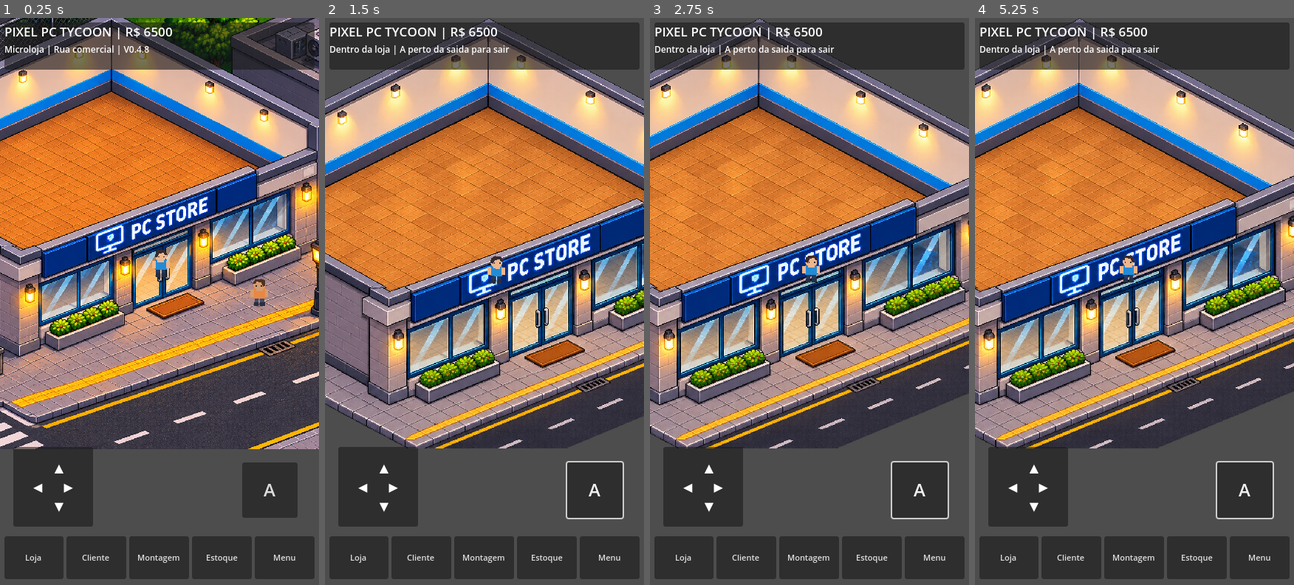
Above: before the commit, frames 1-4 (left to right).
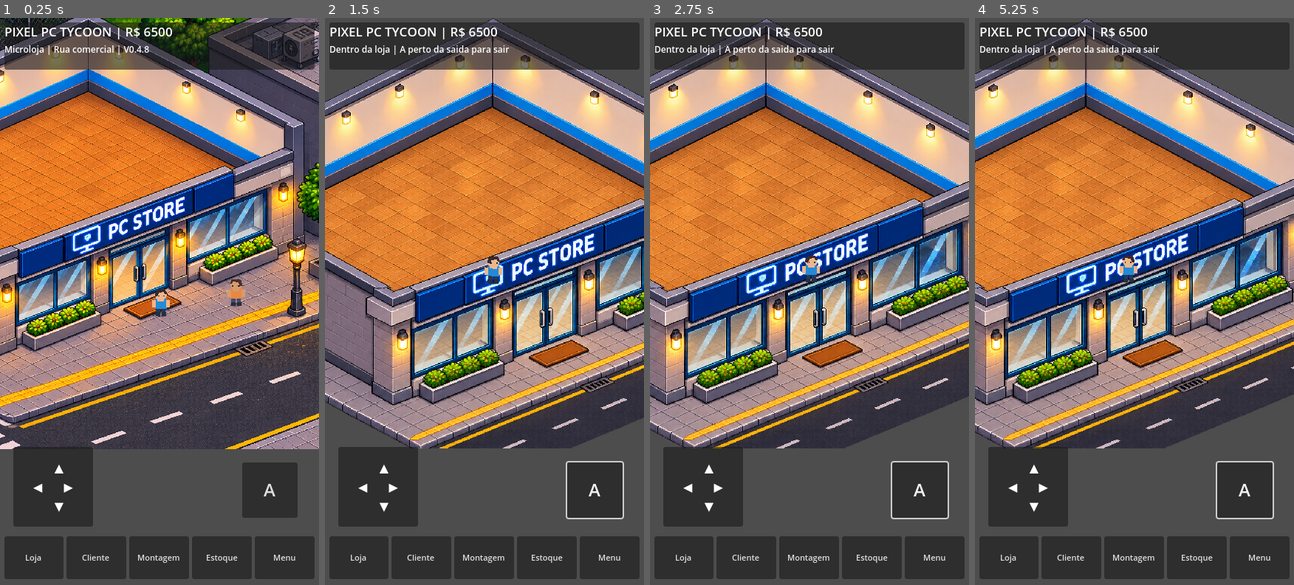
Above: after the commit, the same moments.

Repository: RiltonMaciel/Pixel-PC-Tycoon
Game: Godot game, scene res://scenes/RuaComercial.tscn
Two runs of this game, one before a commit and one after it. Both use one fixed random seed, a clock stepped at 60 frames per second and the inputs below.
Inputs (mouse positions are in pixels of both pictures, inside the frame that each line leads up to):
- Up to frame 1 (0.25 s): no input
- Up to frame 2 (1.5 s): click "A" at 0.5 s; move the mouse to (554, 273) at 1.27 s; hold Right (ui_right) from 1.28 s (still down); click (554, 273) at 1.42 s
- Up to frame 3 (2.75 s): release Right (ui_right) at 2 s; drag from (745, 329) to (793, 414) at 2.02 s
- Up to frame 4 (5.25 s): move the mouse to (1166, 176) at 2.77 s; hold Right (ui_right) 2.78-3.5 s; click (1166, 176) at 2.92 s; drag from (1118, 414) to (1038, 216) at 3.52 s; move the mouse to (1230, 386) at 4.27 s; hold Left (ui_left) 4.28-5 s; click (1230, 386) at 4.42 s; drag from (1038, 216) to (1086, 159) at 5.02 s

The runs differ from the first frame. In frame 1, 49% of the frame differs, in the area x 0-100%, y 0-77%; in frame 2, 26%; in frame 3, 32%; in frame 4, 32%.

Commit message:
Integrate seven door sprite frames and prevent player walking on storefront roof

Diff:
--- a/scripts/RuaComercial.gd
+++ b/scripts/RuaComercial.gd
@@ -9,7 +9,7 @@
 var SIDEWALK: PackedVector2Array = PackedVector2Array([Vector2(410,814),Vector2(1090,547),Vector2(1515,600),Vector2(1515,704),Vector2(465,970),Vector2(40,895)])
 var DOOR: PackedVector2Array = PackedVector2Array([Vector2(792,468),Vector2(980,475),Vector2(1045,687),Vector2(838,723)])
 var ROUTE: PackedVector2Array = PackedVector2Array([Vector2(1120,697),Vector2(984,638),Vector2(904,596),Vector2(877,558),Vector2(805,510),Vector2(725,535),Vector2(805,510),Vector2(877,558),Vector2(904,596),Vector2(984,638),Vector2(1120,697)])
-var pos_player = Vector2(865,622)
+var pos_player = Vector2(920,715)
 var pos_customer = Vector2(1120,697)
 var pos_counter = Vector2(670,405)
 var committed_counter = Vector2(670,405)
@@ -33,7 +33,8 @@
 var indoors := false
 var transitioning := false
 var bg_sprite: Sprite2D
-var door_panel: Polygon2D
+var door_sprite: Sprite2D
+const DOOR_FRAMES = [preload("res://Assets/Portas/porta_loja_00.svg"),preload("res://Assets/Portas/porta_loja_01.svg"),preload("res://Assets/Portas/porta_loja_02.svg"),preload("res://Assets/Portas/porta_loja_03.svg"),preload("res://Assets/Portas/porta_loja_04.svg"),preload("res://Assets/Portas/porta_loja_05.svg"),preload("res://Assets/Portas/porta_loja_06.svg")]
 var walk_phase := 0.0
 
 func _ready() -> void:
@@ -43,13 +44,14 @@
     bg_sprite.texture_filter = CanvasItem.TEXTURE_FILTER_NEAREST
     bg_sprite.z_index = -10
     add_child(bg_sprite)
-    door_panel = Polygon2D.new()
-    door_panel.polygon = PackedVector2Array([Vector2(0,0),Vector2(42,-12),Vector2(42,110),Vector2(0,125)])
-    door_panel.color = Color(0.2,0.65,0.9,0.65)
-    door_panel.position = Vector2(865,550)
-    door_panel.z_index = 3
-    door_panel.visible = false
-    add_child(door_panel)
+    door_sprite = Sprite2D.new()
+    door_sprite.texture = DOOR_FRAMES[0]
+    door_sprite.position = Vector2(924,618)
+    door_sprite.scale = Vector2(1.65,1.65)
+    door_sprite.z_index = 12
+    door_sprite.texture_filter = CanvasItem.TEXTURE_FILTER_NEAREST
+    door_sprite.visible = false
+    add_child(door_sprite)
     player = _sprite(PLAYER, pos_player, 5)
     player.name = "Jogador_Independente"
     customer = _sprite(CUSTOMER, pos_customer, 6)
@@ -95,7 +97,7 @@
         return false
     for offset in [Vector2.ZERO,Vector2(8,0),Vector2(-8,0),Vector2(0,8),Vector2(0,-8)]:
         var p: Vector2 = at + offset
-        if not (Geometry2D.is_point_in_polygon(p,INTERIOR) or Geometry2D.is_point_in_polygon(p,DOOR) or Geometry2D.is_point_in_polygon(p,SIDEWALK)):
+        if not (Geometry2D.is_point_in_polygon(p,SIDEWALK) or (p.distance_to(Vector2(920,695)) < 110 and p.y >= 650)) :
             return false
     if furniture and owns_counter and not buying and at.distance_to(committed_counter) < 42:
         return false
@@ -261,7 +263,7 @@
 func _interact() -> void:
     if transitioning:
         return
-    if not placing and indoors and pos_player.y > SHOP_BG.get_height()*0.66:
+    if not placing and indoors and pos_player.y > SHOP_BG.get_height()*0.57:
         _change_area(false)
         return
     if not placing and not indoors and pos_player.distance_to(Vector2(920,695)) < 155:
@@ -287,11 +289,9 @@
     transitioning = true
     move = Vector2.ZERO
     finger = -1
-    door_panel.visible = true
-    door_panel.scale.x = 1.0
-    var tween := create_tween()
-    tween.tween_property(door_panel,"scale:x",0.08,0.23)
-    await tween.finished
+    if enter:
+        await _animate_door(true)
+    await _fade_transition()
     indoors = enter
     bg_sprite.texture = SHOP_BG if indoors else BG
     var dims := SHOP_BG.get_size()
@@ -302,9 +302,30 @@
     cam.position = pos_player
     customer.visible = not indoors
     counter.visible = indoors and owns_counter
-    door_panel.visible = false
+    if not enter:
+        await _animate_door(false)
     info.text = "Dentro da loja | A perto da saida para sair" if indoors else "Na rua | A perto da porta para entrar"
     transitioning = false
+
+func _animate_door(opening: bool) -> void:
+    door_sprite.visible = true
+    var order := [0,1,2,3] if opening else [3,4,5,6]
+    for frame in order:
+        door_sprite.texture = DOOR_FRAMES[frame]
+        await get_tree().create_timer(0.10).timeout
+    door_sprite.visible = false
+
+func _fade_transition() -> void:
+    var cover := ColorRect.new()
+    cover.color = Color(0,0,0,0)
+    cover.mouse_filter = Control.MOUSE_FILTER_IGNORE
+    cover.set_anchors_and_offsets_preset(Control.PRESET_FULL_RECT)
+    layer.add_child(cover)
+    var tween := create_tween()
+    tween.tween_property(cover,"color:a",1.0,0.16)
+    tween.tween_property(cover,"color:a",0.0,0.20)
+    await tween.finished
+    cover.queue_free()
 
 func _refresh() -> void:
     top_label.text = "PIXEL PC TYCOON | R$ "+str(money)
